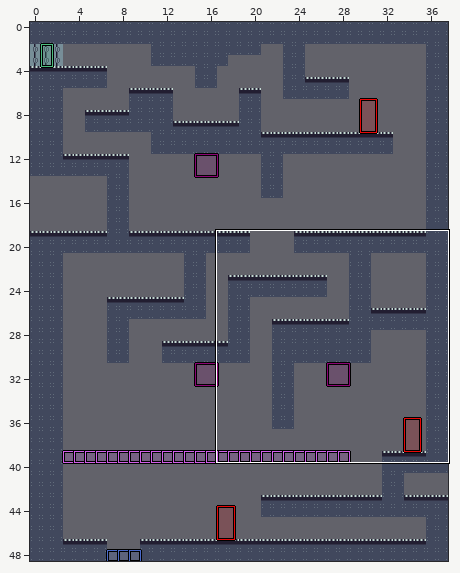
Two states of a LDtk project, levels/level.json. The picture above shows the old version from afar; the outline marks the close-up.
Close-up. Old version:
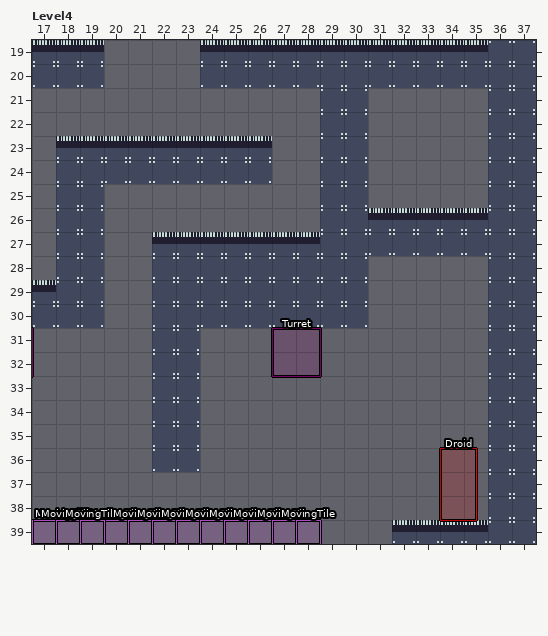
Cells are 16x16 px. Shown: Level4 x 17..37, y 19..39. The commit also changed other parts of the map, which this record leaves out.
Once edited:
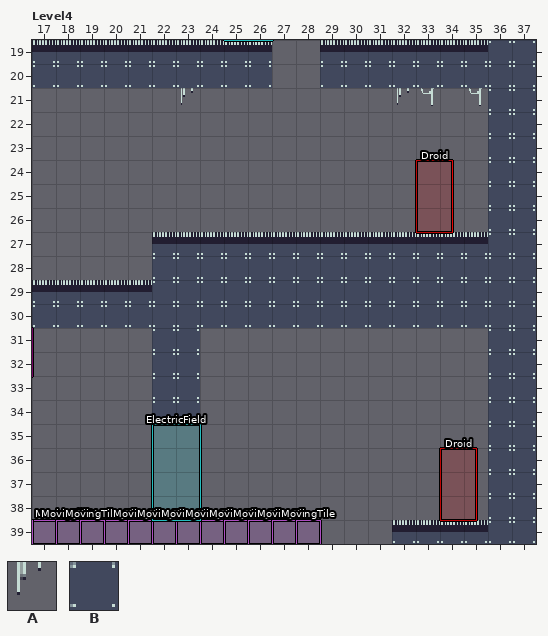
Key: from "Foreground": A 1; from "Platforms": B 1 "platforms".
_ is an empty cell, . an unchanged one.
Objects are placed by their top-left corner, in cells (3,4 is the top-left corner of cell 3,4); size is 1x1 cell unless given.
Change:
--- layer "Platforms"
@@ x 18..35 @@
-19 ..____...BB.......
-20 ..____...BB.......
-21 ...........BB.....
-22 ...........BB.....
-23 BBBBBBBBB..BB.....
-24 BBBBBBBBB..BB.....
-25 BB.........BB.....
-26 BB.........BBBBBBB
-27 BB................
-28 BB..........._____
-29 ..__........._____
-30 ..__........._____
+19 ..BBBB...__.......
+20 ..BBBB...__.......
+21 ...........__.....
+22 ...........__.....
+23 _________..__.....
+24 _________..__.....
+25 __.........__.....
+26 __........._______
+27 __................
+28 __...........BBBBB
+29 ..BB.........BBBBB
+30 ..BB.........BBBBB
@@ x 22..23 @@
-35 BB
-36 BB
+35 __
+36 __
--- layer "Foreground"
@@ x 23..35 @@
-21 _........__._
+21 A........AA.A
--- layer "Entities"
+"ElectricField" rectangle at 22,35 size 2x4
+"Droid" rectangle at 33,24 size 1.5x3
-"Turret" rectangle at 27,31 size 2x2
